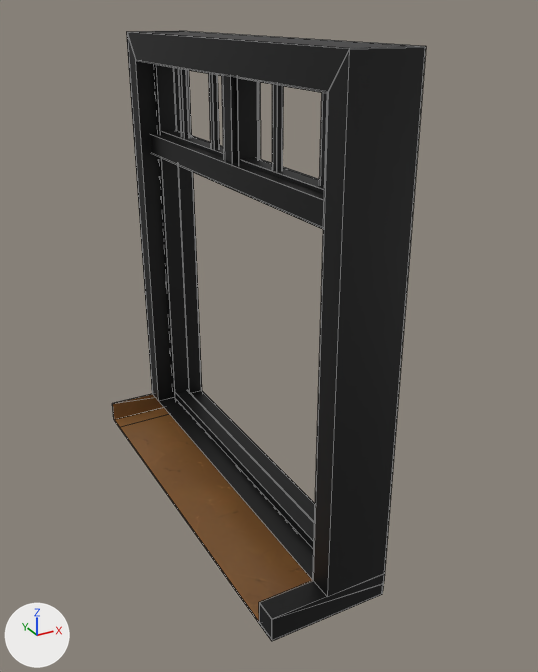
The FBX model Assets/Main Models/Level 2/FBX/Single Window.fbx: old version first, new version second.
The view is the same before and after, from a 50 mm lens placed at (-1.34, -2.61, 1.07), pointed at (0.06, -0.06, -0.21). Lighting does not change. The marker at lower left points along +X, +Y and +Z. Mesh edges are drawn as thin lines. Where no turn or scale is listed for an object, it has been applied to the vertices.

The scene before the commit, as lines of its bpy script (objects in view):
```python
me_winodws_001 = bpy.data.meshes.new('Winodws.001')
me_winodws_001.from_pydata(...)  # 425 vertices, 184 faces; spans x -0.34..0.17, y -0.81..1.03, z -1.06..0.97
# faces by material slot: [92, 92]
me_winodws_001.materials.append(mat_winodwsmat)  # picture img_window_jpg
me_winodws_001.materials.append(mat_outline)  # black #000000
ob_winodws = bpy.data.objects.new('Winodws', me_winodws_001)
ob_winodws.location = (0.0, 0.0, 0.0)
```
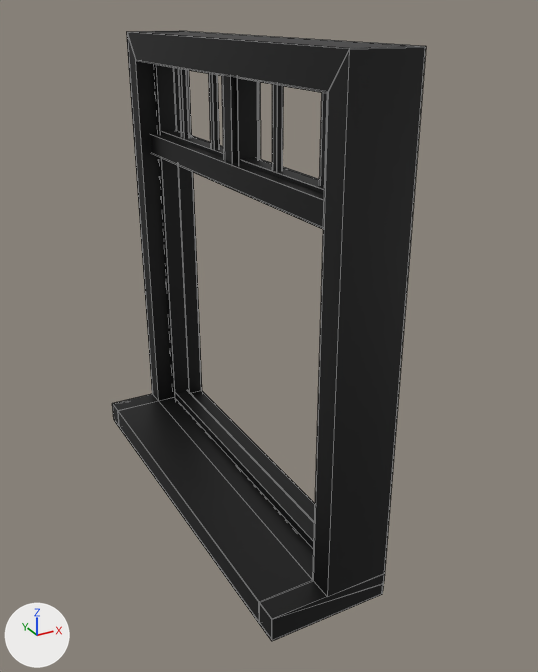
The newer file is also turned or shifted as a whole; pictures and numbers use the older file's frame.

Boxes [x1, y1, x2, y2] around the edits, measured in the pictures (538 x 672 px):
part 1 of me_winodws_001, built on (black): after [112, 394, 313, 623]

Diff of the bpy script that builds the scene:
```diff
--- a/Assets/Main Models/Level 2/FBX/Single Window.fbx.py
+++ b/Assets/Main Models/Level 2/FBX/Single Window.fbx.py
@@ me_winodws_001 @@
 # used by ob_winodws; location = (0.0, 0.0, 0.0)
-me_winodws_001.from_pydata(...)  # 425 vertices, 184 faces; spans x -0.34..0.17, y -0.81..1.03, z -1.06..0.97
+me_winodws_001.from_pydata(...)  # 344 vertices, 192 faces; spans x -0.34..0.17, y -0.81..1.03, z -1.06..0.97
+# me_winodws_001 part 1
+# 40 vertices are removed from x -0.03..0.09, y -0.38..0.6, z -0.97
+# 2 vertices are added at (-0.34, 0.93, -0.96), (-0.34, 0.93, -0.95)
+# 4 new faces join them, mat_winodwsmat (picture img_window_jpg)
+# 4 new faces join them, mat_outline (black #000000)
 me_winodws_001.materials.append(mat_winodwsmat)
```
